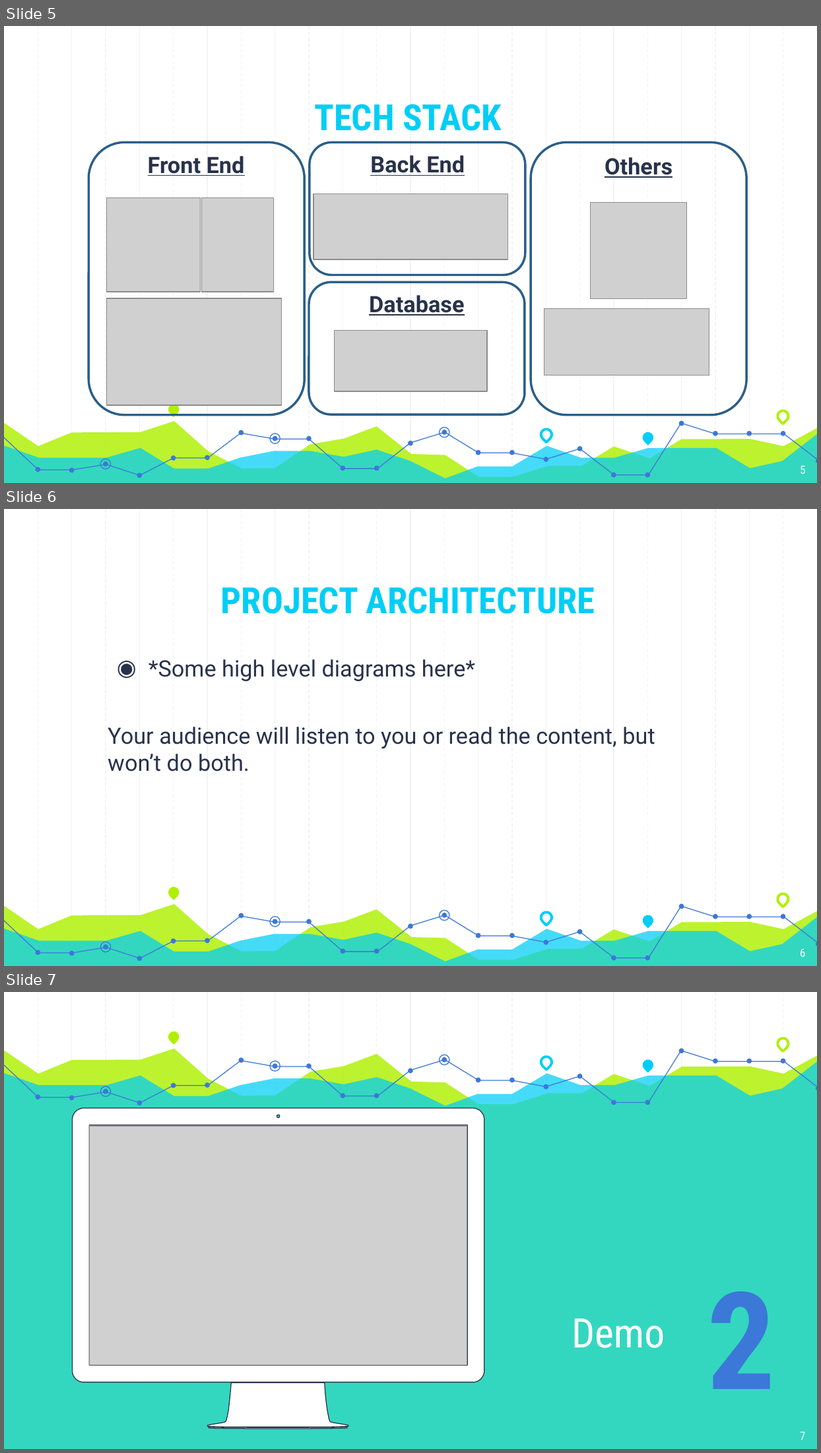
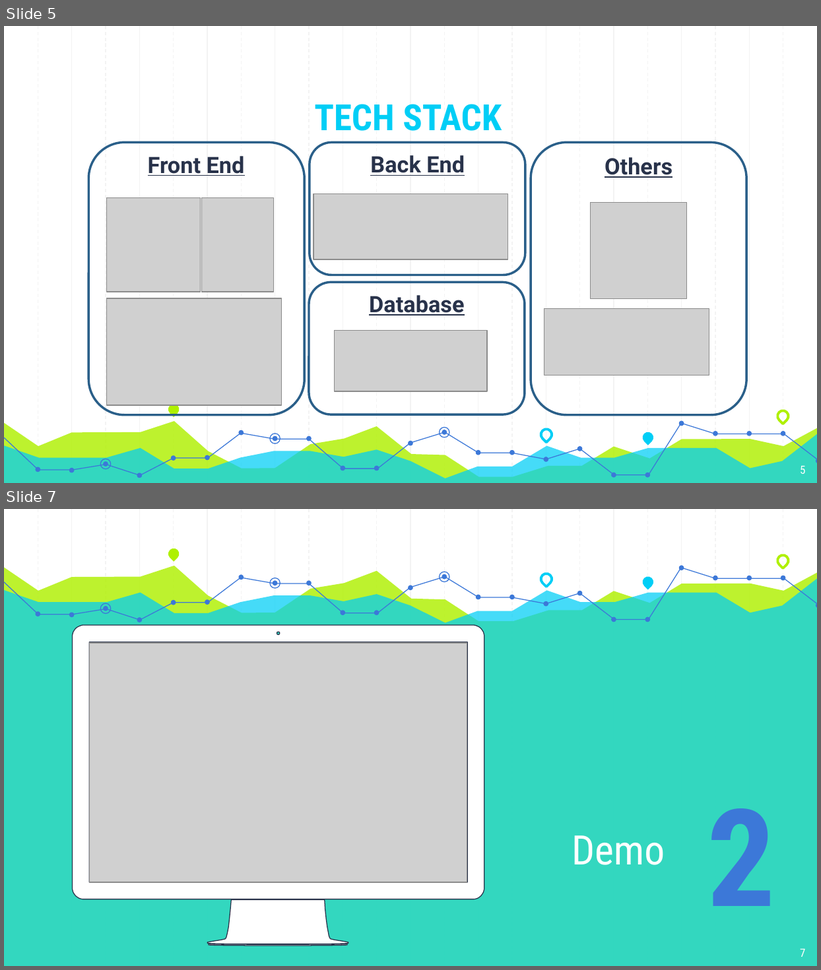
Before and after one commit to Andyayk/app, a slide deck: Graph Based Search.pptx. Shown one above the other, each under a label of ours: slides 5, 6 and 7 before the commit, slides 5 and 7 after it; the slides between them are not shown. The pictures are 821x1453 and 821x970 pixels, drawn with LibreOffice and Linux fonts; fonts in the diff are those of the drawing; grey boxes stand for pictures. Boxes give left, top, right and bottom in pixels: in the first picture for what was removed or moved away, otherwise in the second. Text is boxed around its words. In the diff, an @@ line names an element or a change of style, - is before the commit and + after.

```diff
--- a/Graph Based Search.pptx
+++ b/Graph Based Search.pptx
@@ slide 6 removed at (4, 509, 817, 966), background #FFFFFF; not listed: 59 template elements that a slide beside it also shows @@
@@ title removed at (221, 587, 595, 614) @@
-PROJECT ARCHITECTURE
@@ text removed at (108, 659, 655, 772) @@
-◉ *Some high level diagrams here*
-Your audience will listen to you or read the content, but won’t do both.
@@ page number removed at (800, 949, 805, 957) @@
-6
```
Also in this commit, not shown: 1 slide added.
